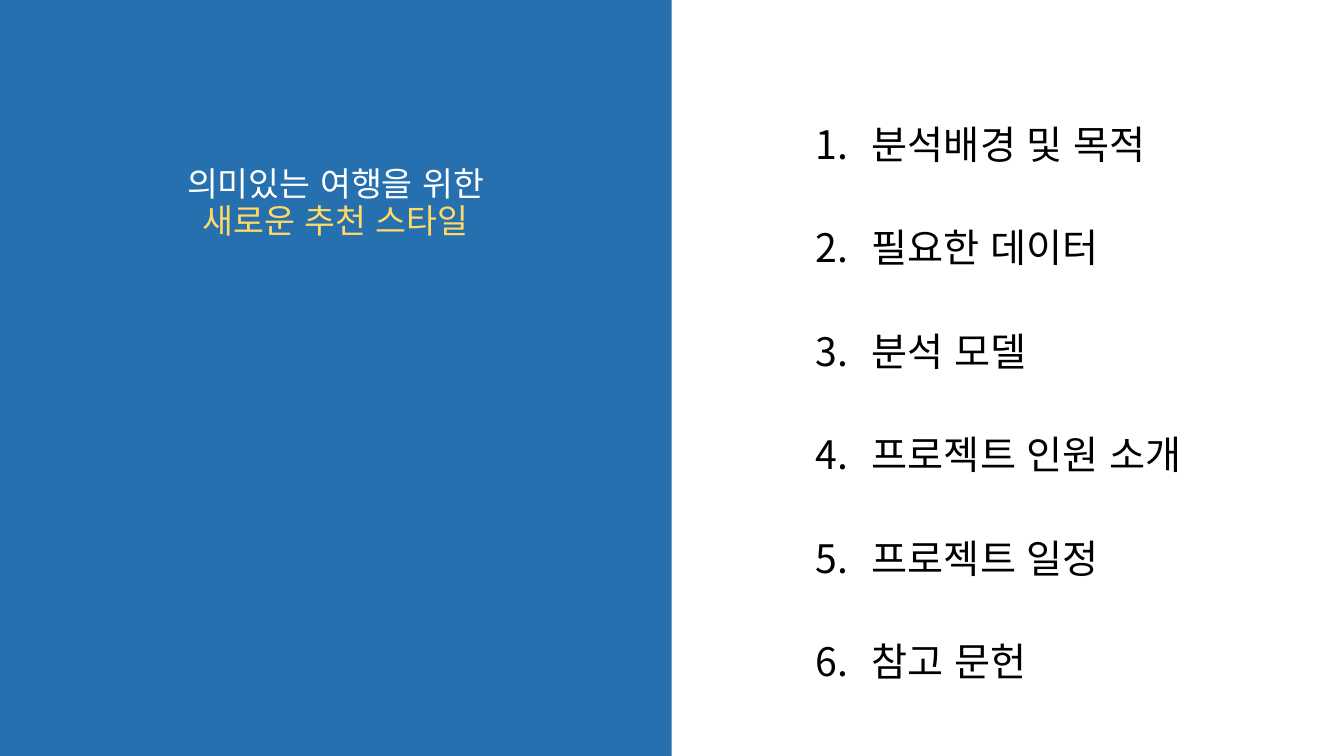
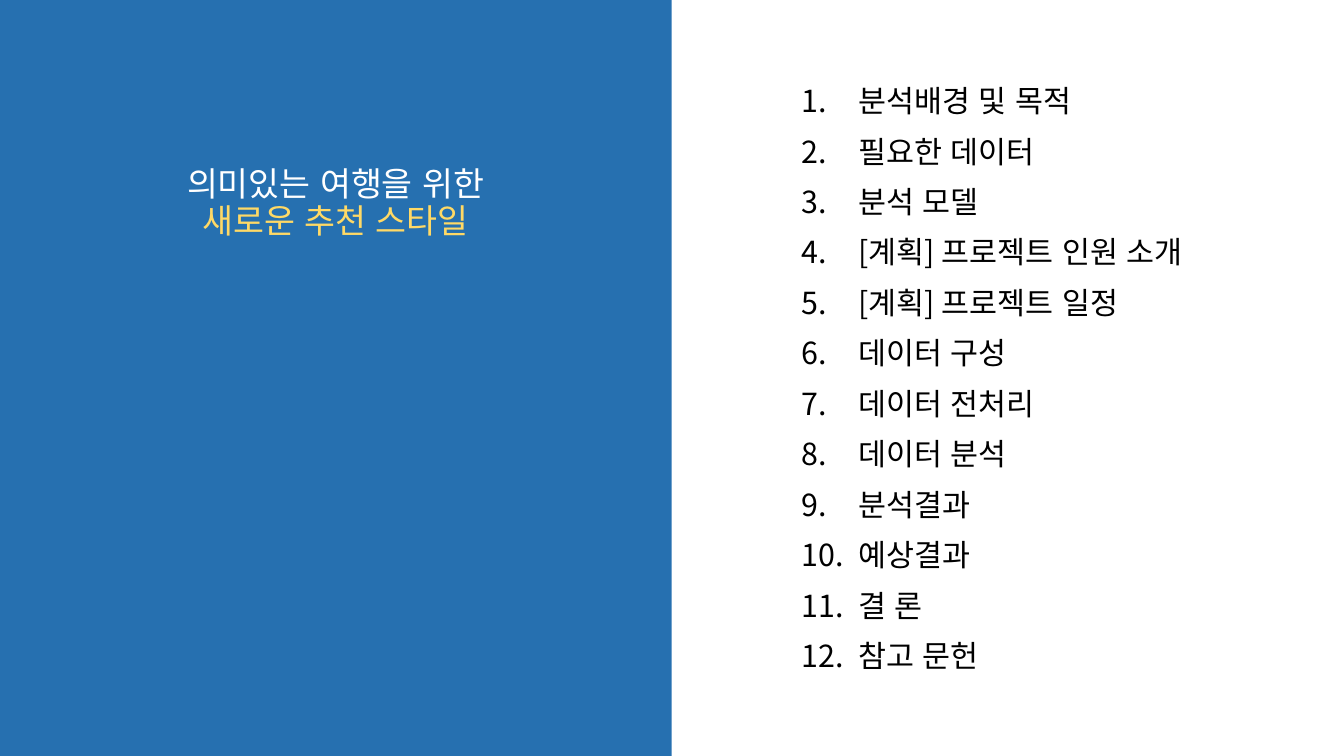
Before and after one commit to jihyeyun00/teamproject_python, a slide deck: slide 2 of 2차 팀프로젝트/6조_날씨-거리-만족도 기반의 제주도 관광지 추천(이현창,김동훈,김호경,윤지혜).pptx. Drawn at 1344x756 pixels with LibreOffice and Linux fonts; fonts in the diff are those of the drawing; background and template pictures are left out. Boxes give left, top, right and bottom in pixels: in the first picture for what was removed or moved away, otherwise in the second. Text is boxed around its words. In the diff, an @@ line names an element or a change of style, - is before the commit and + after.

```diff
--- a/2차 팀프로젝트/6조_날씨-거리-만족도 기반의 제주도 관광지 추천(이현창,김동훈,김호경,윤지혜).pptx
+++ b/2차 팀프로젝트/6조_날씨-거리-만족도 기반의 제주도 관광지 추천(이현창,김동훈,김호경,윤지혜).pptx
@@ text "분석배경 및 목적": place and size @@
-text "분석배경 및 목적" at box(872, 126, 1182, 679)
+text "분석배경 및 목적" at box(858, 87, 1183, 669)
@@ text at box(858, 87, 1071, 669): size 28 to 21.7 pt in "분석배경 및 목적", "필요한 데이터", "분석 모델", "참고 문헌"; line spacing 1.9 to 1 @@
@@ text at box(858, 237, 1183, 619): text changed; size 28 to 21.7 pt @@
-4. 프로젝트 인원 소개
-5. 프로젝트 일정
+4. [계획] 프로젝트 인원 소개
+5. [계획] 프로젝트 일정
+6. 데이터 구성
+7. 데이터 전처리
+8. 데이터 분석
+9. 분석결과
+10. 예상결과
+11. 결 론
```
Also in this commit, not shown: 5 other slides changed, 12 slides added, 6 slides removed, 13 other files.
